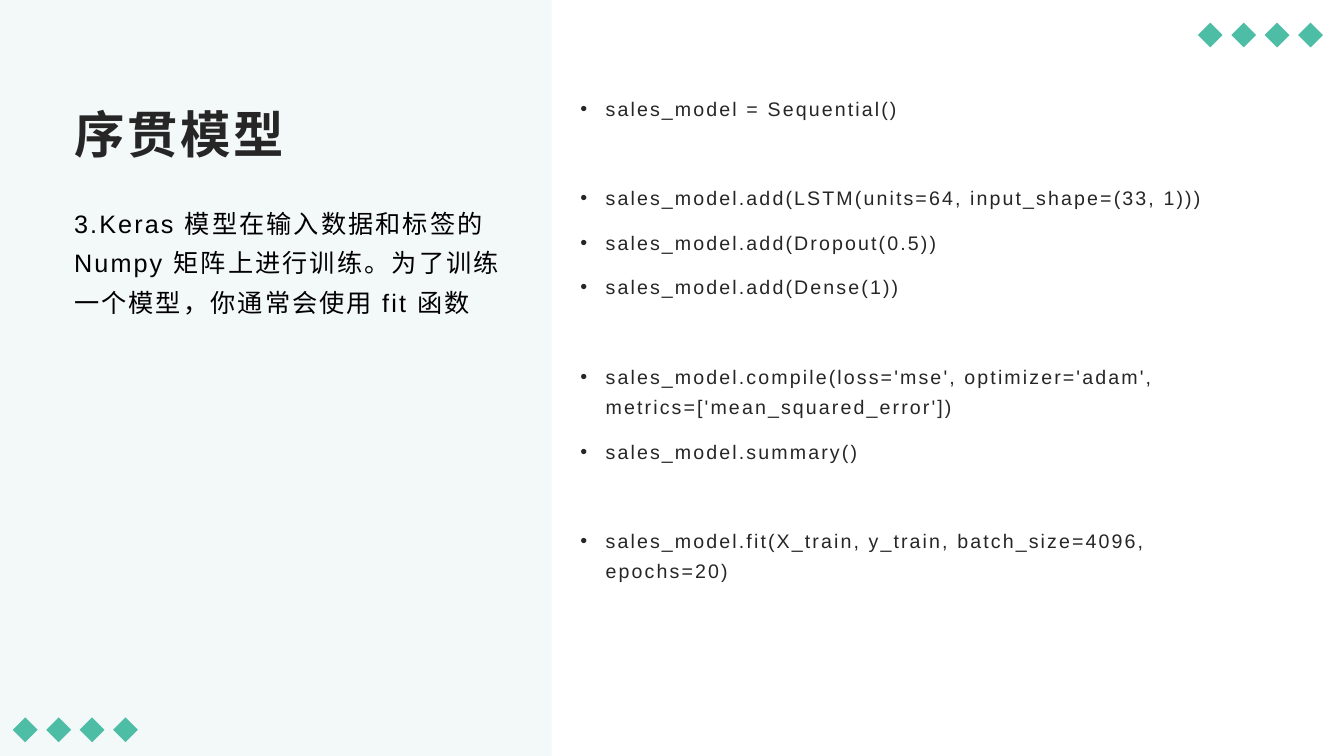
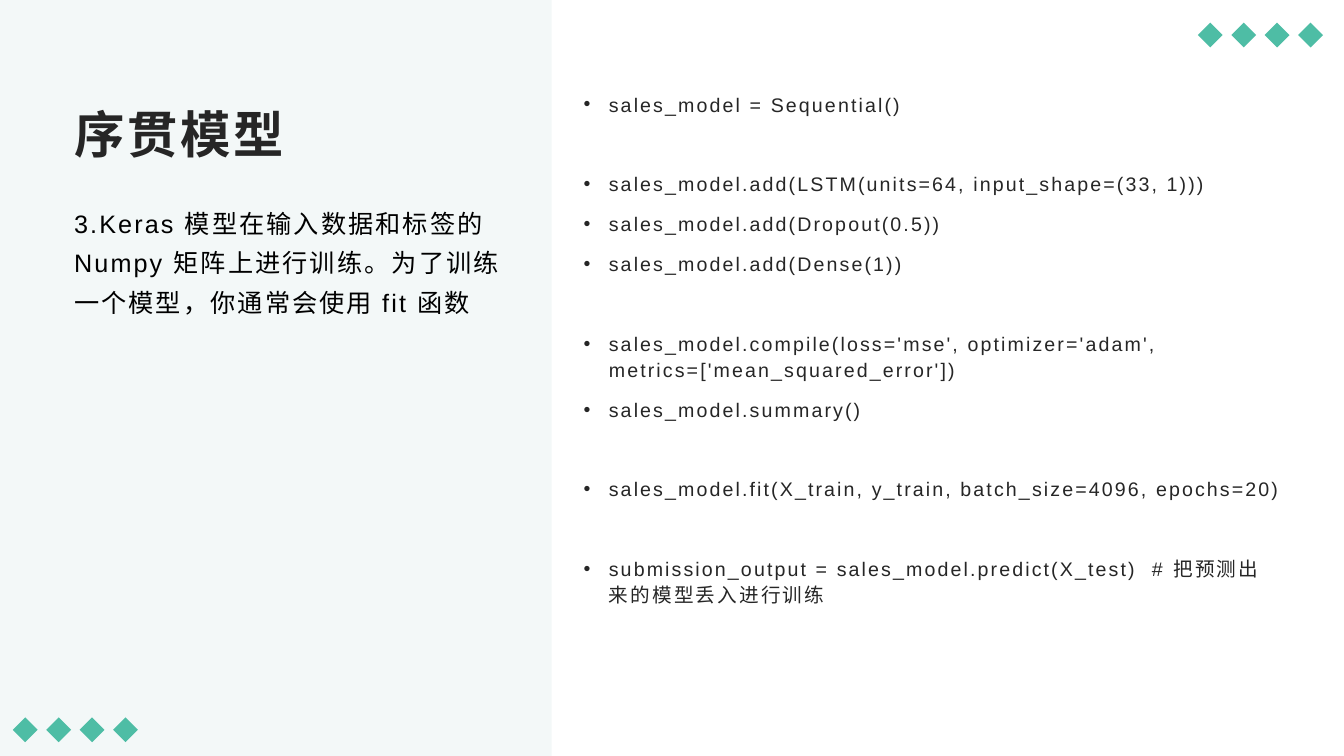
Before and after one commit to ZefanLin159/First-repository, a slide deck: slide 18 of Kaggle/Machine Learning.pptx (slide 19 before the commit). Drawn at 1344x756 pixels with LibreOffice and Linux fonts; fonts in the diff are those of the drawing. Boxes give left, top, right and bottom in pixels: in the first picture for what was removed or moved away, otherwise in the second. Text is boxed around its words. In the diff, an @@ line names an element or a change of style, - is before the commit and + after.

```diff
--- a/Kaggle/Machine Learning.pptx
+++ b/Kaggle/Machine Learning.pptx
@@ text at [609, 97, 1278, 500]: line spacing 1.3 to 1.1 @@
@@ text at [609, 559, 1258, 604]: paragraph added @@
+• submission_output = sales_model.predict(X_test) # 把预测出来的模型丢入进行训练
```
Also in this commit, not shown: 10 other slides changed, 1 slide added, 3 slides removed, 7 other files.
